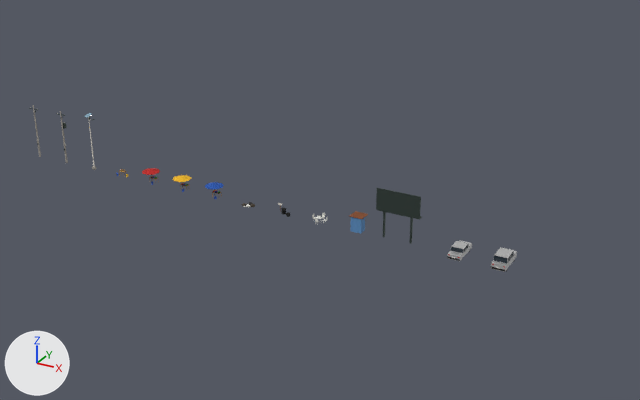
A saved change to the glTF model godot/assets/models/props.glb.
Before and after are seen from a 50 mm camera at (109.2, -100.4, 53.6) aimed at (52.8, 2.3, 2.3). Arrows for +X, +Y and +Z are at lower left; the lights stay in place. The first picture is the older version.

Script lines for the objects in view, before the commit:
```python
ob_prop_cabine = bpy.data.objects.new('prop_cabine', me_prop_cabine)
ob_prop_cabine.location = (60.0, 0.0, 0.0)
ob_prop_maquis = bpy.data.objects.new('prop_maquis', me_prop_maquis)
ob_prop_maquis.location = (54.0, 0.0, 0.0)
ob_prop_ordures = bpy.data.objects.new('prop_ordures', me_prop_ordures)
ob_prop_ordures.location = (42.0, 0.0, 0.0)
ob_prop_panneau_pub = bpy.data.objects.new('prop_panneau_pub', me_prop_panneau_pub)
ob_prop_panneau_pub.location = (66.0, 0.0, 0.0)
ob_prop_pneus = bpy.data.objects.new('prop_pneus', me_prop_pneus)
ob_prop_pneus.location = (48.0, 0.0, 0.0)
ob_veh_4x4 = bpy.data.objects.new('veh_4x4', me_veh_4x4)
ob_veh_4x4.location = (81.0, 0.0, 0.0)
ob_veh_berline = bpy.data.objects.new('veh_berline', me_veh_berline)
ob_veh_berline.location = (75.0, 0.0, 0.0)
```
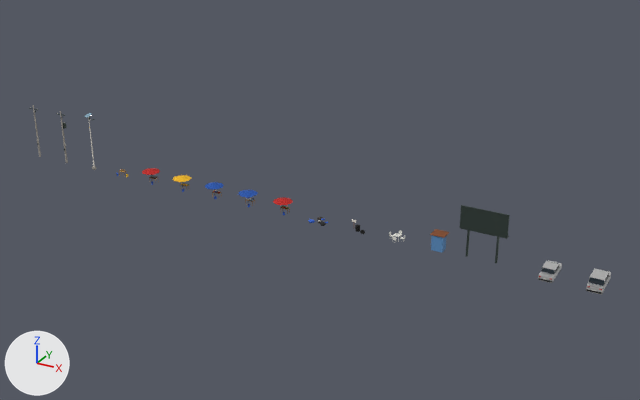
Patch to the scene script:
```diff
--- a/godot/assets/models/props.glb.py
+++ b/godot/assets/models/props.glb.py
@@ mat_mat_peinture_ocre @@
+mat_mat_peinture_ocre = principled_material('mat_peinture_ocre')
+mat_mat_peinture_ocre.base_color = (0.692, 0.319, 0.0732)  # orange #d9994c
+mat_mat_peinture_ocre.roughness = 0.8
@@ me_prop_etal_legumes @@
+me_prop_etal_legumes.from_pydata(...)  # 482 vertices, 796 faces; spans x -1.45..1.45, y -1.58..1.18, z 0.0..2.45
+me_prop_etal_legumes.materials.append(mat_mat_metal_peint)  # dark grey #404c47
+me_prop_etal_legumes.materials.append(mat_mat_tissu_rouge)  # red #b81f19
+me_prop_etal_legumes.materials.append(mat_mat_bois_clair)  # brown #9e784c
+me_prop_etal_legumes.materials.append(mat_mat_plastique_bleu)  # blue #2659bf
+me_prop_etal_legumes.materials.append(mat_mat_plastique_vert)  # green #268c40
+me_prop_etal_legumes.materials.append(mat_mat_peinture_rouge)  # red #a81f17
+me_prop_etal_legumes.materials.append(mat_mat_plastique_rouge)  # red #bf1f19
+me_prop_etal_legumes.materials.append(mat_mat_vegetation)  # dark green #40732e
+me_prop_etal_legumes.materials.append(mat_mat_peinture_ocre)  # orange #d9994c
@@ me_prop_etal_eau @@
+me_prop_etal_eau.from_pydata(...)  # 322 vertices, 508 faces; spans x -1.45..1.45, y -1.58..1.18, z 0.0..2.45
+# faces by material slot: [20, 40, 60, 120, 12, 144, 112]
+me_prop_etal_eau.materials.append(mat_mat_metal_peint)  # dark grey #404c47
+me_prop_etal_eau.materials.append(mat_mat_tissu_bleu)  # blue #1f52a8
+me_prop_etal_eau.materials.append(mat_mat_bois_clair)  # brown #9e784c
+me_prop_etal_eau.materials.append(mat_mat_plastique_bleu)  # blue #2659bf
+me_prop_etal_eau.materials.append(mat_mat_blanc_plastique)  # light grey #e0e0d9
+me_prop_etal_eau.materials.append(mat_mat_vitre)  # blue #8cb3c7
+me_prop_etal_eau.materials.append(mat_mat_verre)  # dark blue #26333d
@@ ob_prop_cabine @@
 ob_prop_cabine = bpy.data.objects.new('prop_cabine', me_prop_cabine)
-ob_prop_cabine.location = (60.0, 0.0, 0.0)
+ob_prop_cabine.location = (72.0, 0.0, 0.0)
@@ ob_prop_maquis @@
 ob_prop_maquis = bpy.data.objects.new('prop_maquis', me_prop_maquis)
-ob_prop_maquis.location = (54.0, 0.0, 0.0)
+ob_prop_maquis.location = (66.0, 0.0, 0.0)
@@ ob_prop_ordures @@
 ob_prop_ordures = bpy.data.objects.new('prop_ordures', me_prop_ordures)
-ob_prop_ordures.location = (42.0, 0.0, 0.0)
+ob_prop_ordures.location = (54.0, 0.0, 0.0)
@@ ob_prop_panneau_pub @@
 ob_prop_panneau_pub = bpy.data.objects.new('prop_panneau_pub', me_prop_panneau_pub)
-ob_prop_panneau_pub.location = (66.0, 0.0, 0.0)
+ob_prop_panneau_pub.location = (78.0, 0.0, 0.0)
@@ ob_prop_pneus @@
 ob_prop_pneus = bpy.data.objects.new('prop_pneus', me_prop_pneus)
-ob_prop_pneus.location = (48.0, 0.0, 0.0)
+ob_prop_pneus.location = (60.0, 0.0, 0.0)
@@ ob_veh_4x4 @@
 ob_veh_4x4 = bpy.data.objects.new('veh_4x4', me_veh_4x4)
-ob_veh_4x4.location = (81.0, 0.0, 0.0)
+ob_veh_4x4.location = (93.0, 0.0, 0.0)
@@ ob_veh_berline @@
 ob_veh_berline = bpy.data.objects.new('veh_berline', me_veh_berline)
-ob_veh_berline.location = (75.0, 0.0, 0.0)
+ob_veh_berline.location = (87.0, 0.0, 0.0)
@@ ob_prop_etal_legumes @@
+ob_prop_etal_legumes = bpy.data.objects.new('prop_etal_legumes', me_prop_etal_legumes)
+ob_prop_etal_legumes.location = (48.0, 0.0, 0.0)
@@ ob_prop_etal_eau @@
+ob_prop_etal_eau = bpy.data.objects.new('prop_etal_eau', me_prop_etal_eau)
+ob_prop_etal_eau.location = (42.0, 0.0, 0.0)
```

Where the change shows, as pixel boxes [x1, y1, x2, y2] in the pictures (640 x 400 px):
'prop_panneau_pub', moved: before [376, 188, 422, 243]; after [460, 205, 510, 263]
'veh_4x4', moved: before [491, 247, 517, 272]; after [586, 268, 611, 295]
'veh_berline', moved: before [447, 240, 472, 261]; after [538, 260, 562, 283]
'prop_cabine', moved: before [349, 211, 368, 234]; after [430, 229, 449, 253]
'prop_etal_legumes', added: after [273, 197, 293, 215]
'prop_maquis', moved: before [312, 213, 327, 225]; after [389, 230, 405, 242]
'prop_etal_eau', added: after [238, 190, 257, 207]
'prop_ordures', moved: before [242, 202, 255, 207]; after [308, 217, 328, 226]
'prop_pneus', moved: before [278, 203, 290, 217]; after [352, 219, 365, 234]
